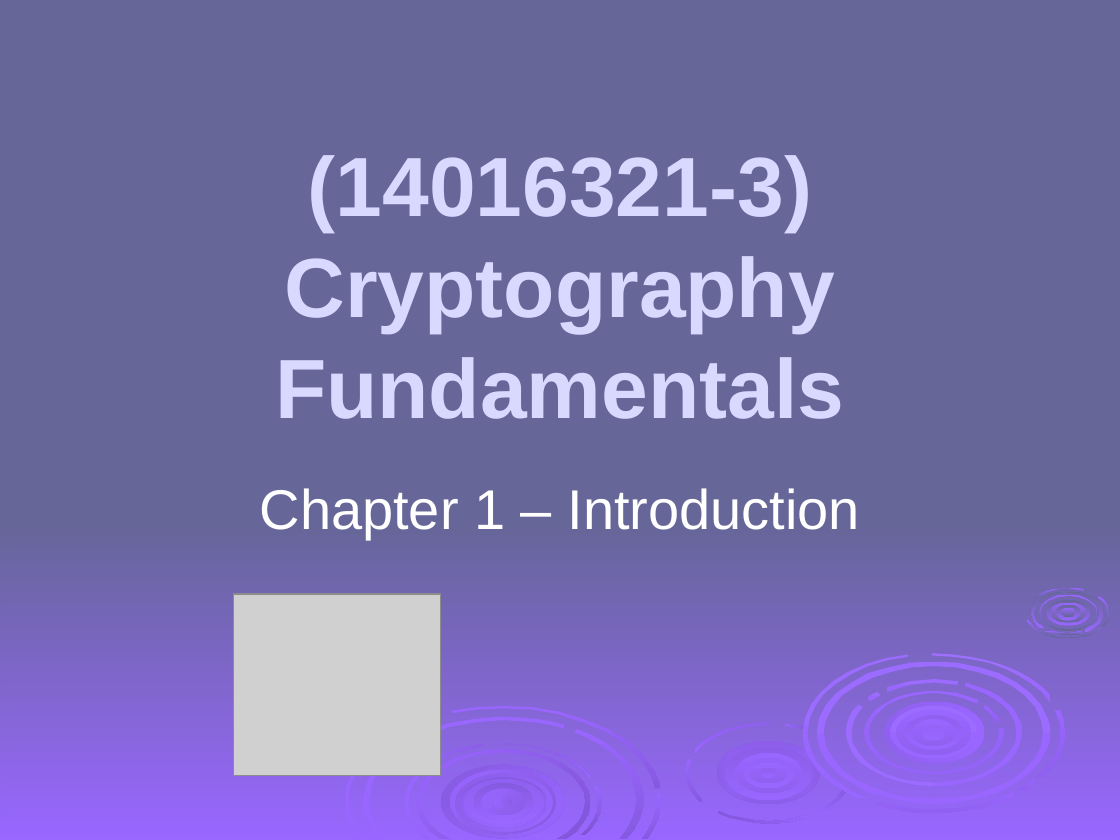
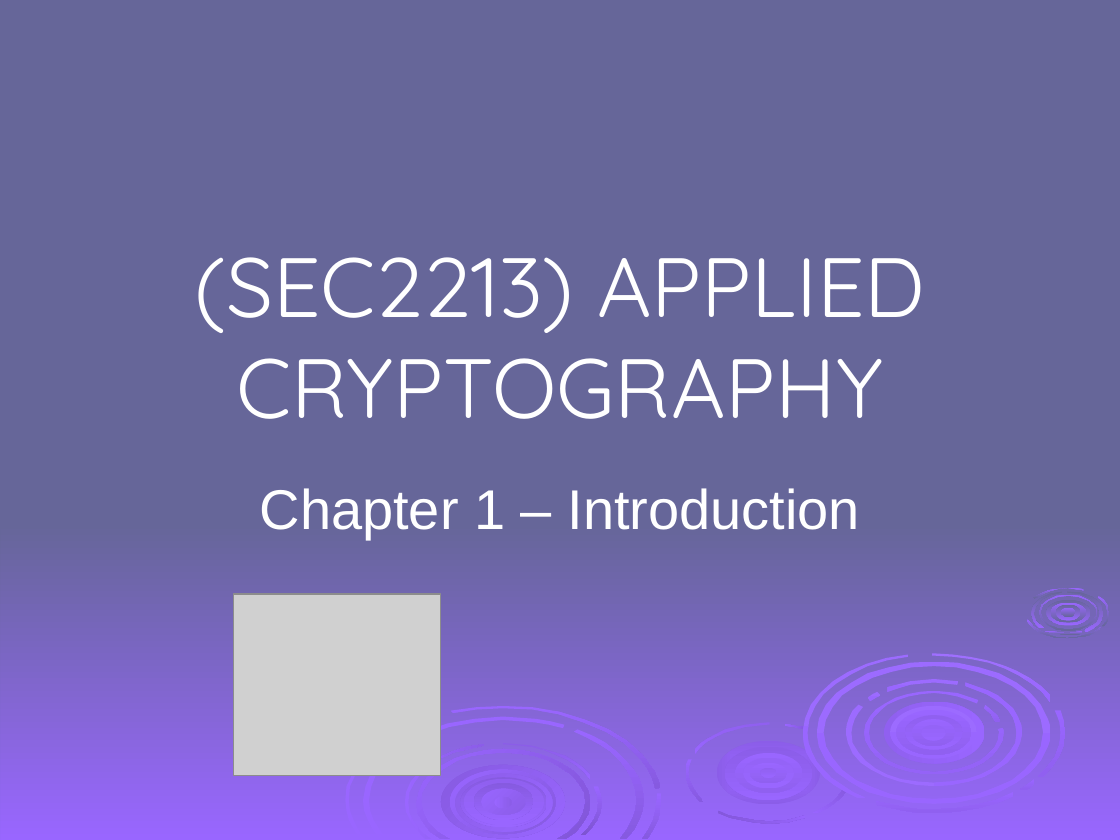
Before and after one commit to HatimAlsuwat/HatimAlsuwat.github.io, a slide deck: slide 1 of Applied Cryptography/ch01.ppt. Drawn at 1120x840 pixels with LibreOffice and Linux fonts; fonts in the diff are those of the drawing; grey boxes stand for pictures; background and template pictures are left out. Boxes give left, top, right and bottom in pixels: in the first picture for what was removed or moved away, otherwise in the second. Text is boxed around its words. In the diff, an @@ line names an element or a change of style, - is before the commit and + after.

```diff
--- a/Applied Cryptography/ch01.ppt
+++ b/Applied Cryptography/ch01.ppt
@@ title at (195, 257, 925, 419): text changed; font Arial to Quicksand; text colour #D9D9FF to #FFFFFF; bold off @@
-(14016321-3) Cryptography Fundamentals
+(SEC2213) APPLIED CRYPTOGRAPHY
```
Also in this commit, not shown: 5 other slides changed, 1 slide removed, 1 other file.
